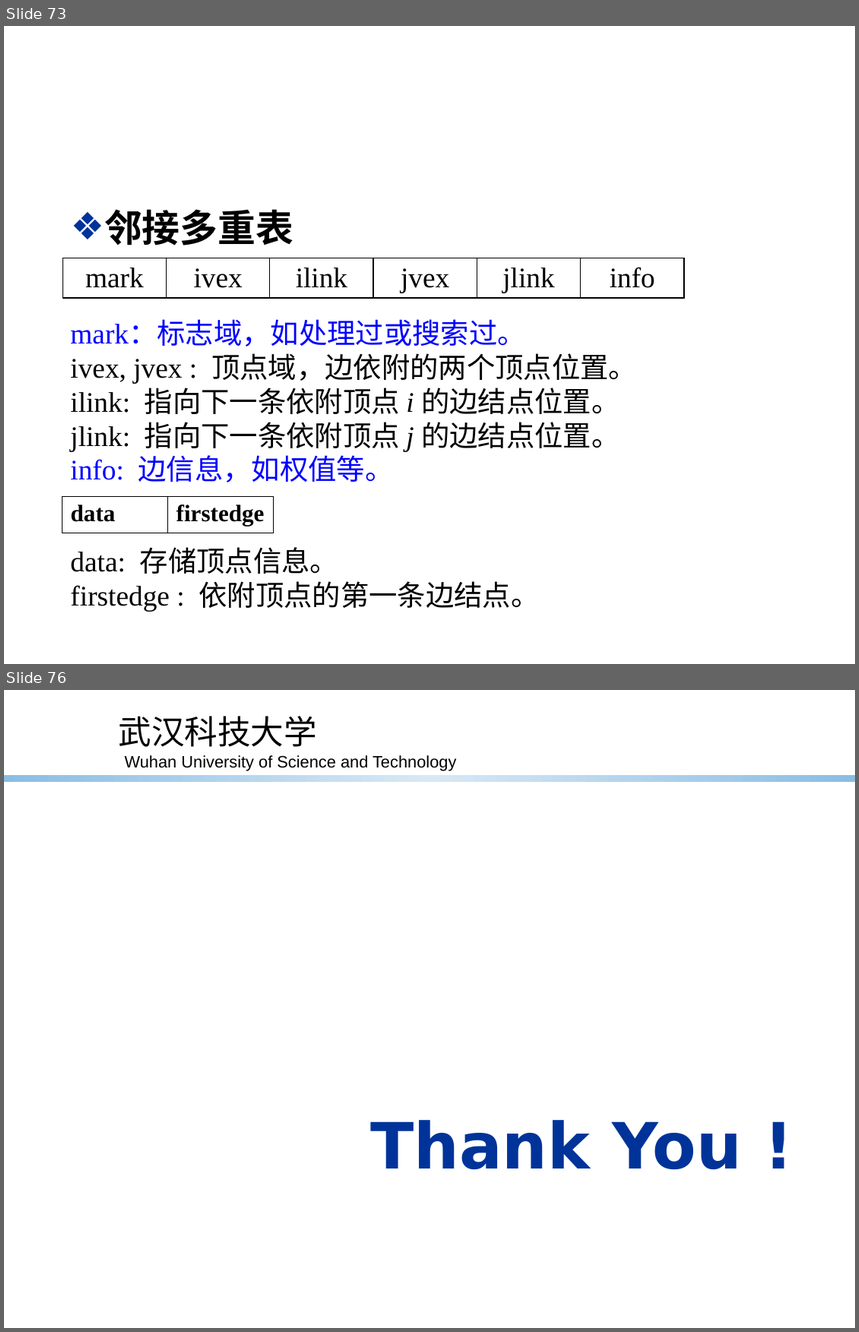
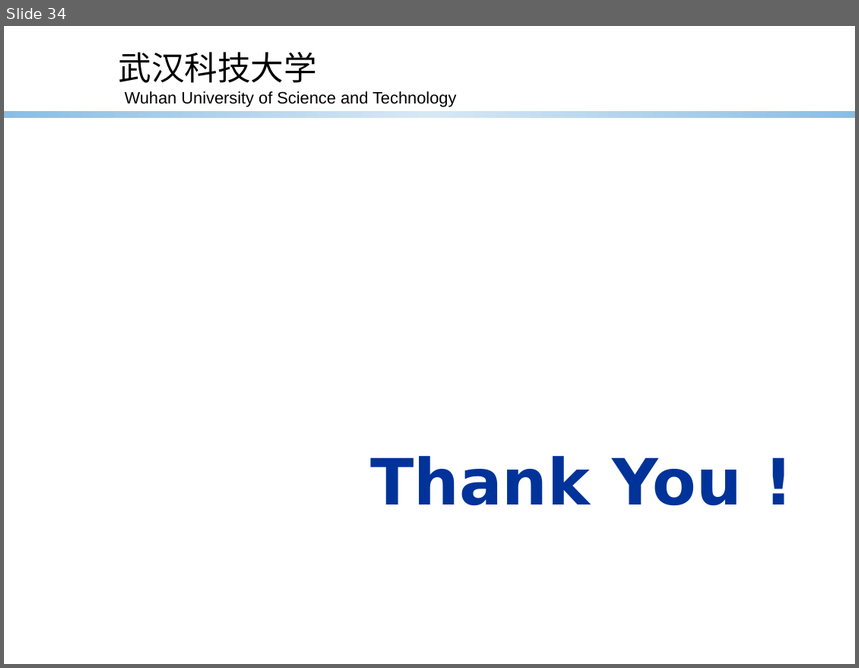
Before and after one commit to Asurada2015/Test, a slide deck: Prediction based on convolutional neural network/worklog/Deeplearning tricks.pptx. Shown one above the other, each under a label of ours: slides 73 and 76 before the commit, slide 34 after it; the slides between them are not shown. The pictures are 859x1332 and 859x668 pixels, drawn with LibreOffice and Linux fonts; fonts in the diff are those of the drawing; background and template pictures are left out. Boxes give left, top, right and bottom in pixels: in the first picture for what was removed or moved away, otherwise in the second. Text is boxed around its words. In the diff, an @@ line names an element or a change of style, - is before the commit and + after.

```diff
--- a/Prediction based on convolutional neural network/worklog/Deeplearning tricks.pptx
+++ b/Prediction based on convolutional neural network/worklog/Deeplearning tricks.pptx
@@ slide 73 removed at <box>4,26,855,664</box>, background picture (left out) @@
@@ text removed at <box>104,209,294,246</box> @@
-  ❖ 邻接多重表
@@ table removed at <box>63,259,686,301</box>, 1 rows, 6 columns @@
-mark | ivex | ilink | jvex | jlink | info
@@ text removed at <box>70,322,637,483</box> @@
-mark：标志域，如处理过或搜索过。
-ivex, jvex : 顶点域，边依附的两个顶点位置。
-ilink: 指向下一条依附顶点 i 的边结点位置。
-jlink: 指向下一条依附顶点 j 的边结点位置。
-info: 边信息，如权值等。
@@ title removed at <box>140,354,637,608</box> @@
-§7.2 图的存储结构
@@ table removed at <box>62,496,273,534</box>, 1 rows, 2 columns @@
-data | firstedge
@@ text removed at <box>70,547,539,611</box> @@
-data: 存储顶点信息。
-firstedge : 依附顶点的第一条边结点。
@@ what was slide 76 is now slide 34 @@
```
Also in this commit, not shown: 17 slides changed, 11 slides added, 52 other slides removed, 2 other files.
